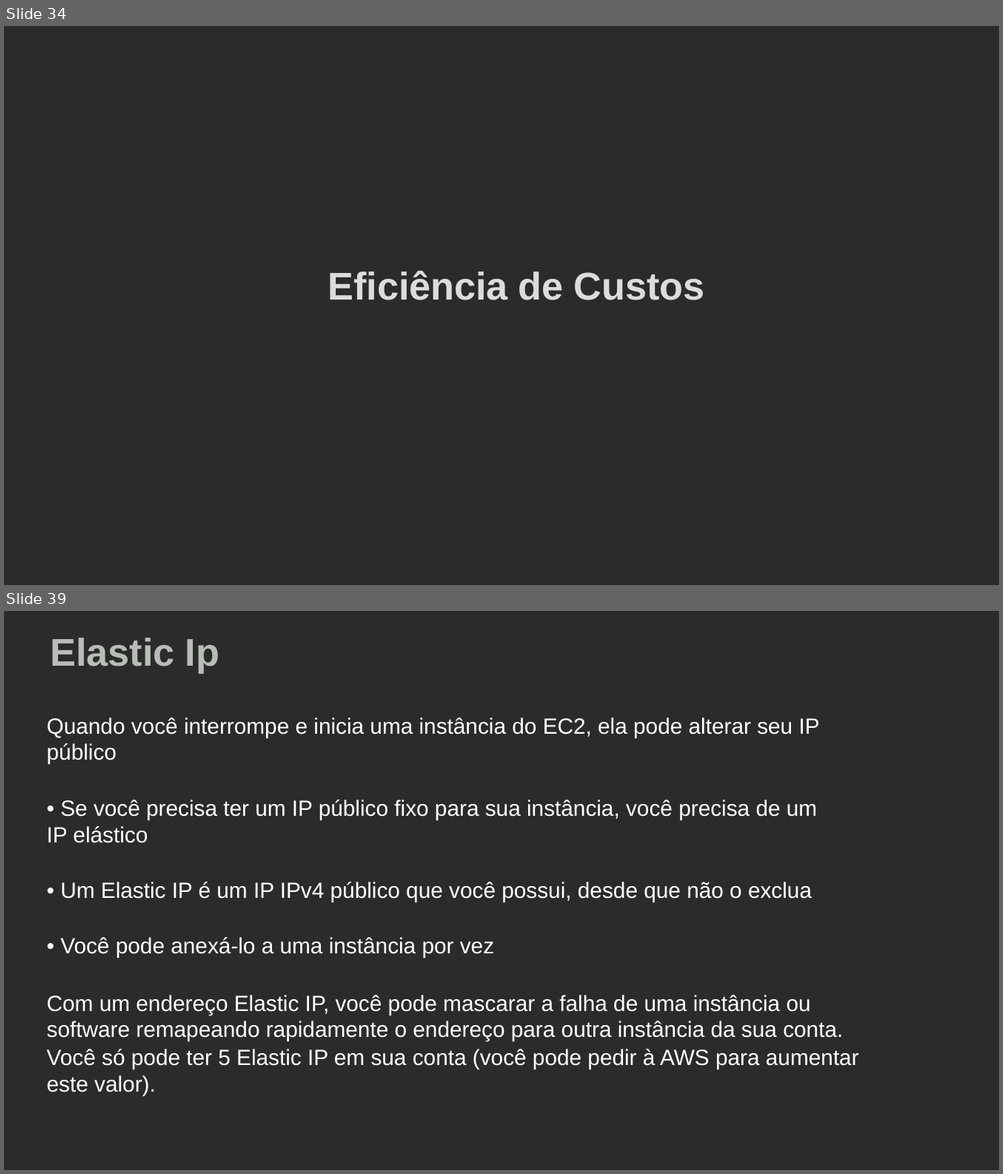
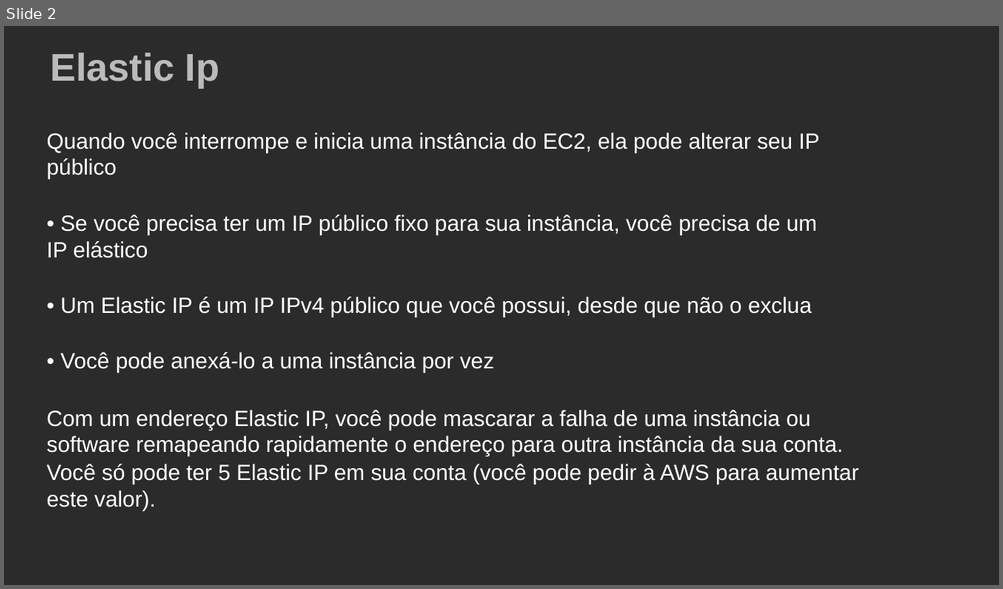
Before and after one commit to alanmourad/docs-aws, a slide deck: aws_work_ec2_ebs.pptx. Shown one above the other, each under a label of ours: slides 34 and 39 before the commit, slide 2 after it; the slides between them are not shown. The pictures are 1003x1174 and 1003x589 pixels, drawn with LibreOffice and Linux fonts; fonts in the diff are those of the drawing; background and template pictures are left out; a plain dark background stands for a picture behind light text. Boxes give left, top, right and bottom in pixels: in the first picture for what was removed or moved away, otherwise in the second. Text is boxed around its words. In the diff, an @@ line names an element or a change of style, - is before the commit and + after.

```diff
--- a/aws_work_ec2_ebs.pptx
+++ b/aws_work_ec2_ebs.pptx
@@ slide 34 removed at [4, 26, 999, 585], background picture (left out) @@
@@ title removed at [328, 271, 704, 301] @@
-Eficiência de Custos
@@ what was slide 39 is now slide 2 @@
```
Also in this commit, not shown: 1 slide added, 37 other slides removed.
